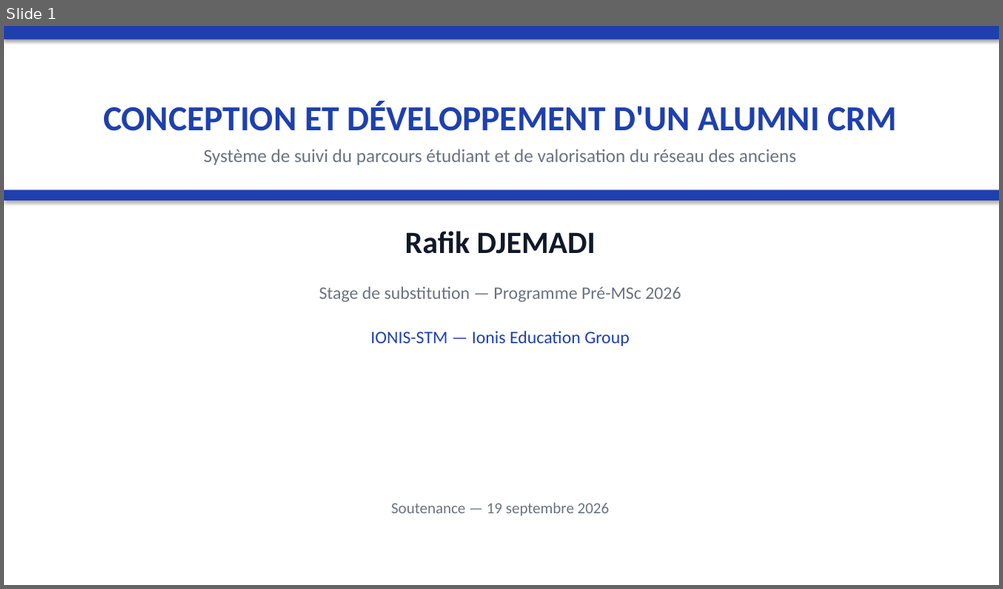
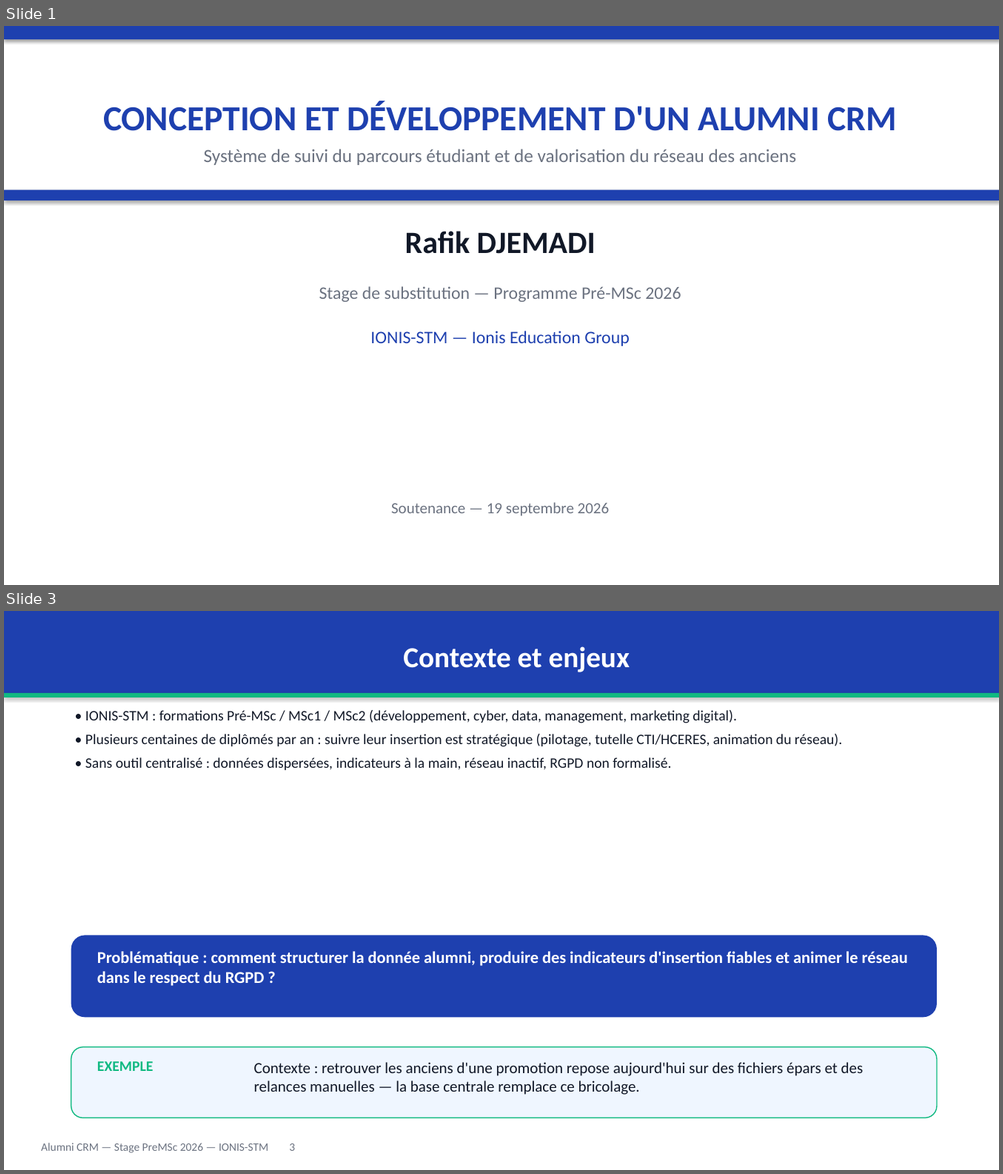
Before and after one commit to Rafikdjm/CRM_IONIS, a slide deck: Rapport/Soutenance - Alumni CRM - PreMSc 2026.pptx. Shown one above the other, each under a label of ours: slide 1 before the commit, slides 1 and 3 after it; the slides between them are not shown. The pictures are 1003x589 and 1003x1174 pixels, drawn with LibreOffice and Linux fonts; fonts in the diff are those of the drawing. Boxes give left, top, right and bottom in pixels: in the first picture for what was removed or moved away, otherwise in the second. Text is boxed around its words. In the diff, an @@ line names an element or a change of style, - is before the commit and + after.

Commit message:
feat(soutenance): rebuild deck to 13 slides - add MCD capture, rewrite context slide, add concrete example per section

```diff
--- a/Rapport/Soutenance - Alumni CRM - PreMSc 2026.pptx
+++ b/Rapport/Soutenance - Alumni CRM - PreMSc 2026.pptx
@@ slide 3 added at (x1=4, y1=611, x2=999, y2=1170), background #FFFFFF @@
@@ rectangle added at (x1=4, y1=611, x2=999, y2=693), fill #1E40AF, 28 pt, text #FFFFFF, bold @@
+Contexte et enjeux
@@ rectangle added at (x1=4, y1=693, x2=999, y2=698), fill #10B981 @@
@@ text added at (x1=85, y1=710, x2=842, y2=770), 14 pt, text #111827 @@
+• IONIS-STM : formations Pré-MSc / MSc1 / MSc2 (développement, cyber, data, management, marketing digital).
+• Plusieurs centaines de diplômés par an : suivre leur insertion est stratégique (pilotage, tutelle CTI/HCERES, animation du réseau).
+• Sans outil centralisé : données dispersées, indicateurs à la main, réseau inactif, RGPD non formalisé.
@@ rounded rectangle added at (x1=71, y1=936, x2=936, y2=1017), fill #1E40AF @@
@@ text added at (x1=97, y1=951, x2=908, y2=986), 16 pt, text #FFFFFF, bold @@
+Problématique : comment structurer la donnée alumni, produire des indicateurs d'insertion fiables et animer le réseau dans le respect du RGPD ?
@@ rounded rectangle added at (x1=71, y1=1048, x2=936, y2=1119), fill #EFF6FF, outline #10B981 1 pt @@
@@ text added at (x1=97, y1=1062, x2=153, y2=1071), 14 pt, text #10B981, bold @@
+EXEMPLE
@@ text added at (x1=254, y1=1062, x2=863, y2=1095), 15 pt, text #111827 @@
+Contexte : retrouver les anciens d'une promotion repose aujourd'hui sur des fichiers épars et des relances manuelles — la base centrale remplace ce bricolage.
@@ text added at (x1=41, y1=1143, x2=295, y2=1153), 11 pt, text #6B7280 @@
+Alumni CRM — Stage PreMSc 2026 — IONIS-STM 3
```
Also in this commit, not shown: 8 slides changed, 2 other slides added, 1 slide removed, 1 other file.
